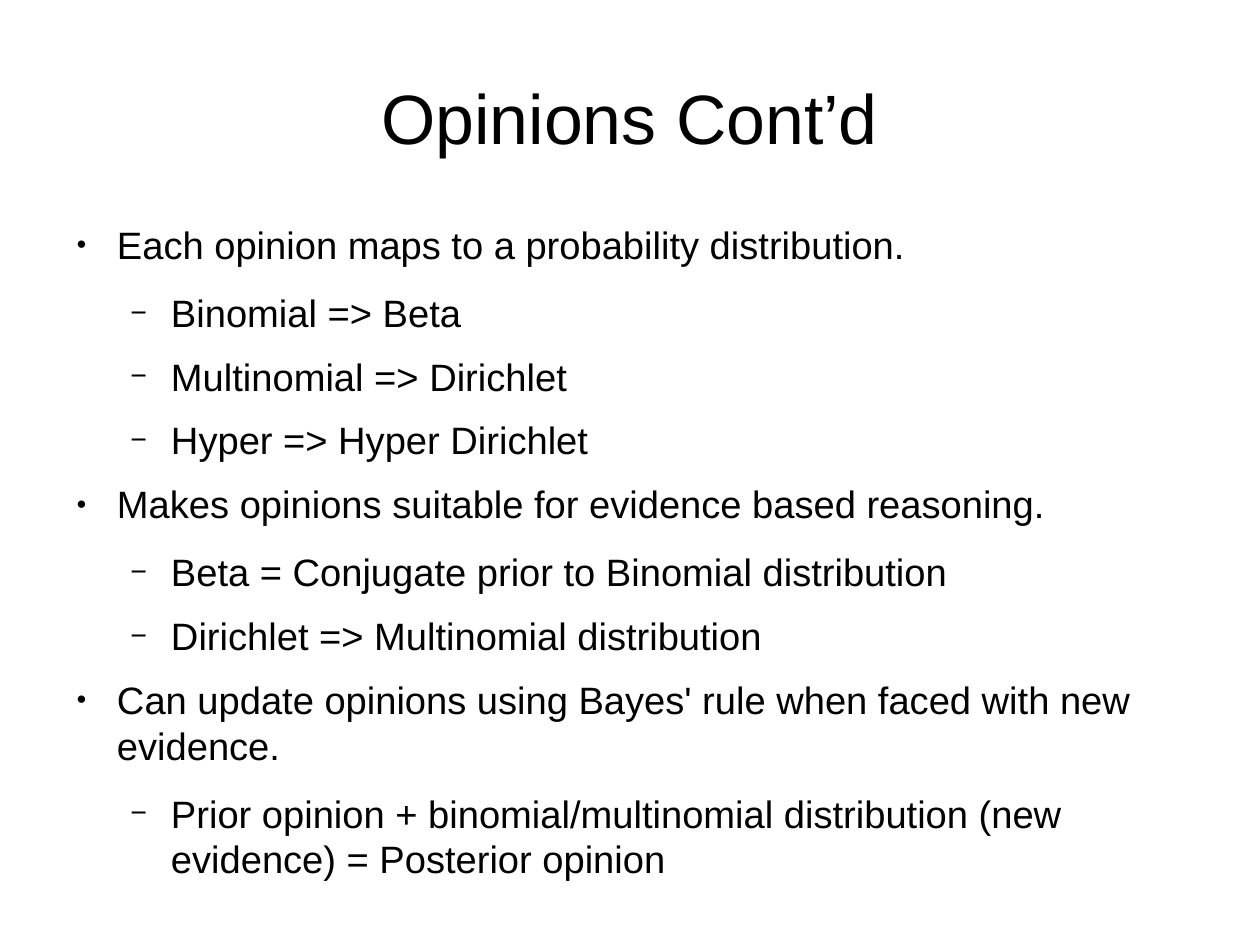
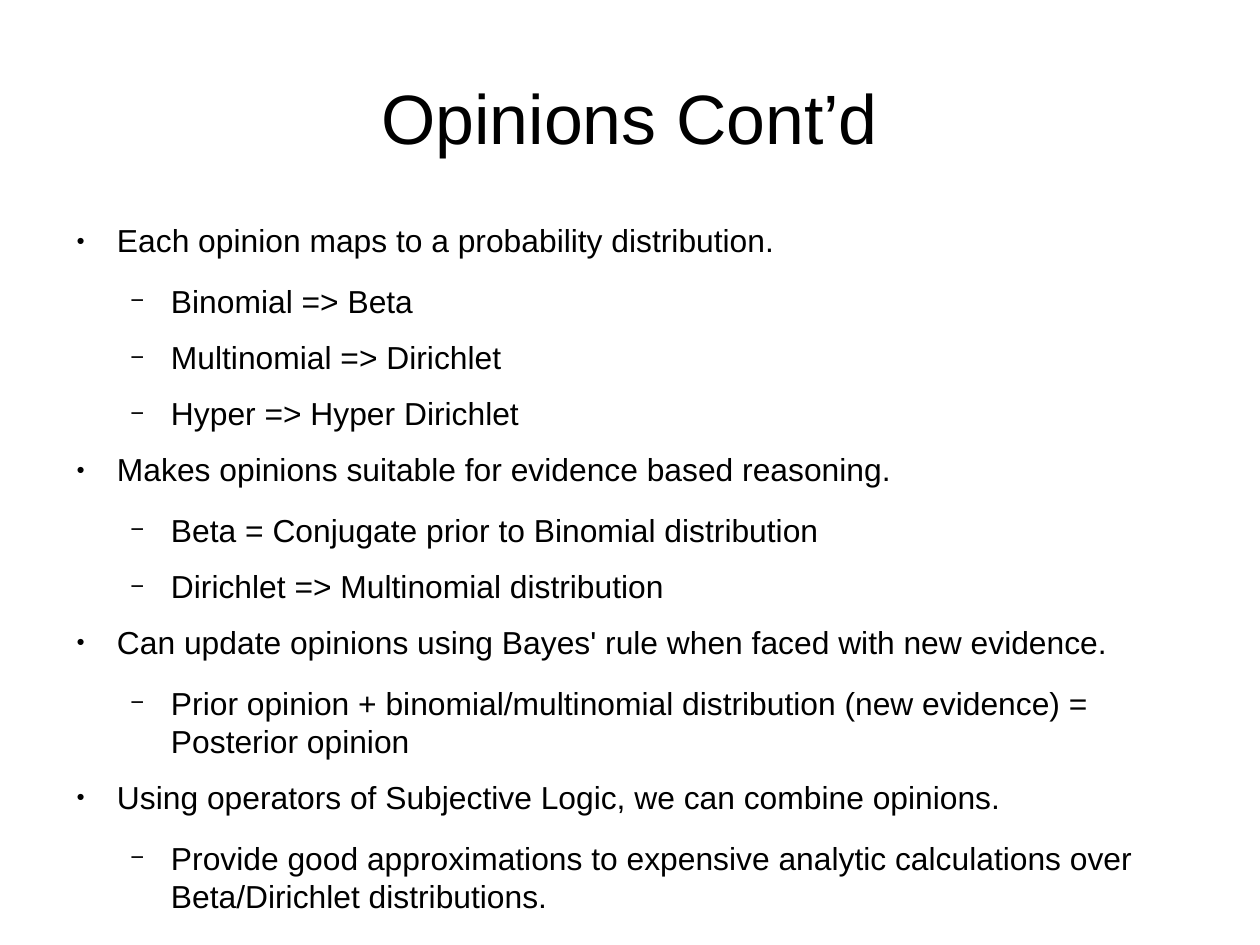
Before and after one commit to bstamour/SLHS, a slide deck: slide 17 of docs/proposal-from-bob.odp (slide 16 before the commit). Drawn at 1260x945 pixels with LibreOffice and Linux fonts; fonts in the diff are those of the drawing. Boxes give left, top, right and bottom in pixels: in the first picture for what was removed or moved away, otherwise in the second. Text is boxed around its words. In the diff, an @@ line names an element or a change of style, - is before the commit and + after.

Commit message:
condensed. Added more binomial details.

```diff
--- a/docs/proposal-from-bob.odp
+++ b/docs/proposal-from-bob.odp
@@ text at box(117, 229, 1107, 759): size 24 to 20 pt in "Each opinion maps to a probability distribution.", "Binomial => Beta", "Multinomial => Dirichlet", "Hyper => Hyper Dirichlet" and 5 more places @@
@@ text at box(117, 786, 1132, 909): paragraphs added @@
+● Using operators of Subjective Logic, we can combine opinions.
+  − Provide good approximations to expensive analytic calculations over Beta/Dirichlet distributions.
```
Also in this commit, not shown: 26 other slides changed, 2 slides added, 1 slide removed.
